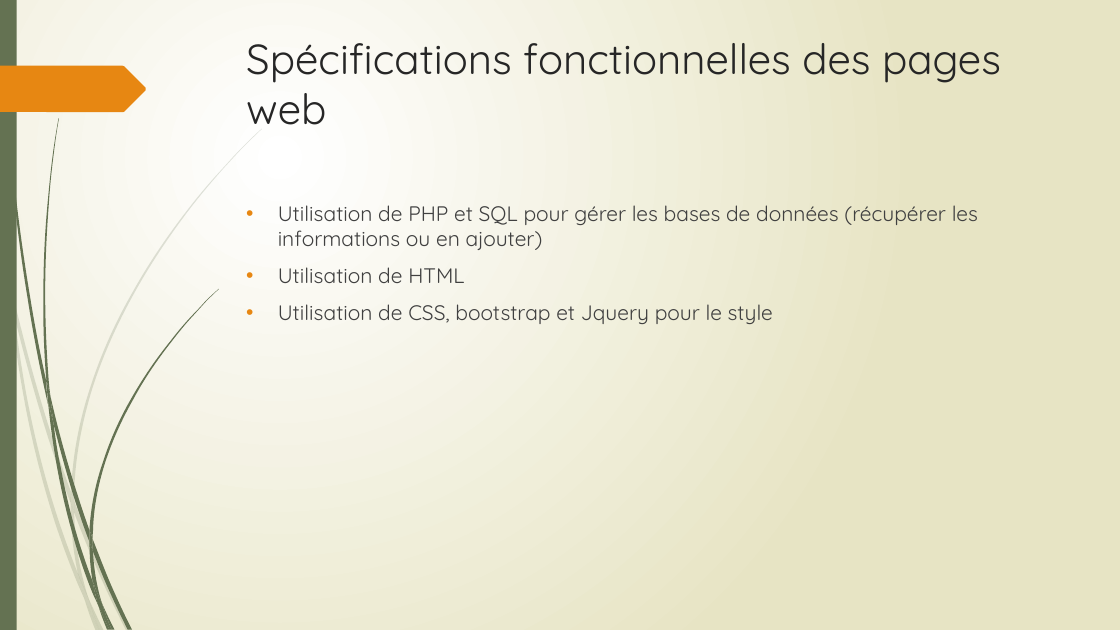
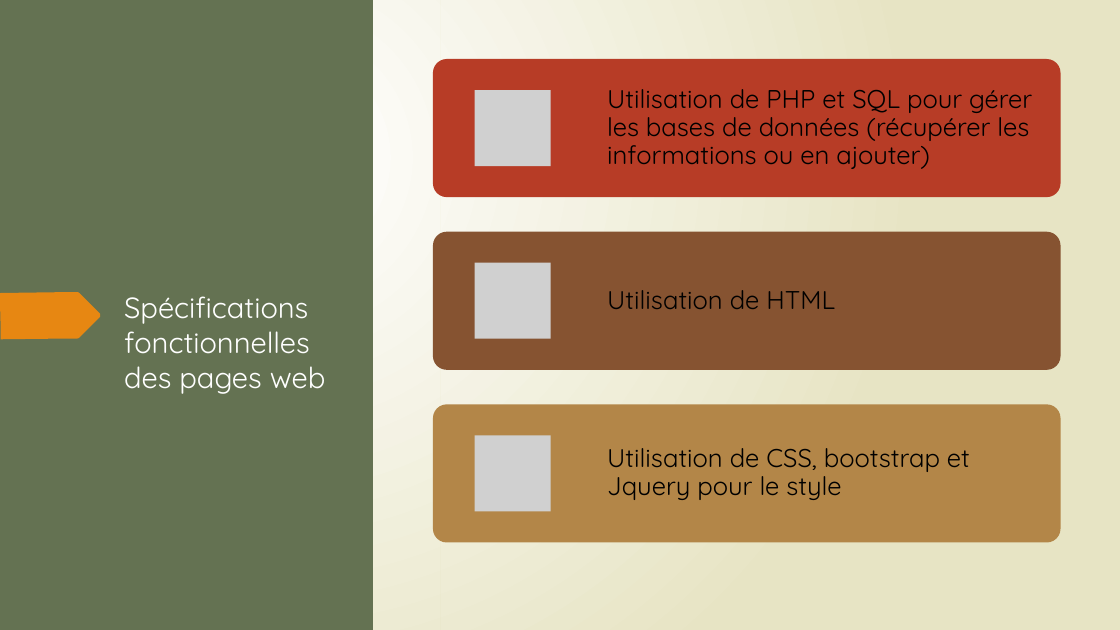
Before and after one commit to CocoNoireaux/Projet-Web, a slide deck: slide 8 of WebDynamique.pptx. Drawn at 1120x630 pixels with LibreOffice and Linux fonts; fonts in the diff are those of the drawing; grey boxes stand for pictures. Boxes give left, top, right and bottom in pixels: in the first picture for what was removed or moved away, otherwise in the second. Text is boxed around its words. In the diff, an @@ line names an element or a change of style, - is before the commit and + after.

```diff
--- a/WebDynamique.pptx
+++ b/WebDynamique.pptx
@@ rectangle added at bbox=[0, 0, 373, 630], fill #647252 @@
@@ rectangle added at bbox=[440, 0, 1120, 630], fill gradient #FFFFFF to #E8E6C4 @@
@@ text removed at bbox=[278, 205, 978, 324] @@
-• Utilisation de PHP et SQL pour gérer les bases de données (récupérer les informations ou en ajouter)
-• Utilisation de HTML
-• Utilisation de CSS, bootstrap et Jquery pour le style
@@ freeform shape added at bbox=[0, 292, 101, 339], fill #E78712 @@
@@ title "Spécifications fonctionnelles des pages web": place and size @@
-title "Spécifications fonctionnelles des pages web" at bbox=[246, 43, 1001, 125]
+title "Spécifications fonctionnelles des pages web" at bbox=[124, 296, 326, 394]
@@ title "Spécifications fonctionnelles des pages web" at bbox=[124, 296, 326, 394]: size 36 to 25 pt, text colour #262626 to #FFFFFF @@
@@ group added at bbox=[433, 59, 1060, 542]: 3 rounded rectangles, 3 pictures, 3 texts @@
+Utilisation de PHP et SQL pour gérer les bases de données (récupérer les informations ou en ajouter)
+Utilisation de HTML
+Utilisation de CSS, bootstrap et Jquery pour le style
@@ group removed at bbox=[9, 129, 262, 600]: 5 freeform shapes @@
@@ group removed at bbox=[43, 118, 218, 607]: 7 freeform shapes @@
```
Also in this commit, not shown: 4 other slides changed.
